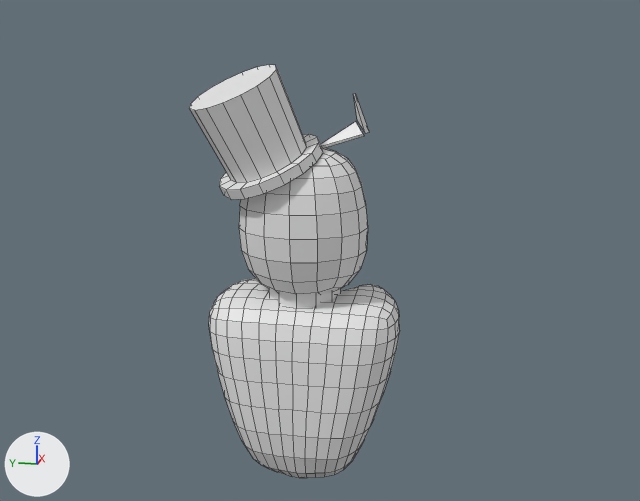
Renders of the Blender file Mrs I.blend from each side of a commit.
Rendered twice from a 50 mm camera at (-11.67, -2.57, 2.33) aimed at (-0.04, -0.24, -0.57). Lighting does not change. The marker at lower left points along +X, +Y and +Z. The picture after the commit comes second. Mesh edges are drawn as thin lines.
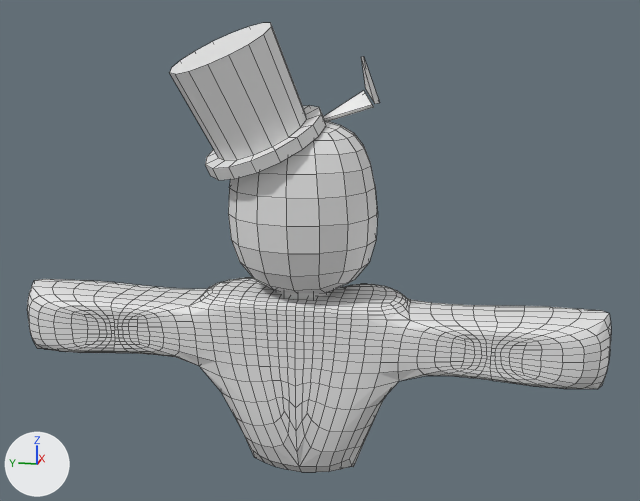
Where the change shows, as pixel boxes (x1, y1, x2, y2) in the pictures (640 x 501 px):
'Cube.003', reshaped, rescaled, modifiers changed (205% wider)
    before: (209, 278, 400, 478)
    after: (27, 278, 611, 472)
'Cube', moved, rescaled (16% wider, 18% taller)
    before: (239, 148, 368, 295)
    after: (228, 121, 378, 294)
'Circle', moved, rescaled (16% wider, 16% taller)
    before: (189, 65, 323, 200)
    after: (170, 23, 326, 180)
'Cube.001', moved, rescaled (16% wider, 19% taller)
    before: (321, 122, 364, 148)
    after: (324, 90, 374, 121)
'Cylinder', rescaled (mostly hidden afterwards)
    before: (269, 289, 341, 309)
    after: (276, 290, 334, 299)
'Cube.002', moved, rescaled (18% wider, 20% taller)
    before: (353, 93, 369, 133)
    after: (361, 56, 380, 104)
part 1 of me_cube_003, reshaped
    before: (209, 284, 400, 478)
    after: (27, 279, 611, 466)

The change in detail:
me_cube_003 is used by ob_cube_003; location (0.0, 0.0, -2.29).
me_cube_003 had 25 vertices, 25 faces and spanned x -0.71..0.83, y -1.5..1.5, z -1.71..1.13.
me_cube_003 now has 52 vertices, 46 faces and spans x -0.96..1.08, y 0.0..4.23, z -1.71..1.13.
Part 1, on me_cube_003:
9 vertices are removed from x -0.71..0.83, y -1.5..-0.25, z -1.71..1.13.
19 faces are deleted.
5 vertices move from x -0.71..0.83, y -0.5..0.75, z -1.71..1.13 to x -0.71..0.83, y 0.0..0.75, z -1.71..0.96.
36 vertices are added at x -0.96..1.08, y 0.0..4.23, z -0.03..1.13.
40 new faces join them.
Object 'Cube' (ob_cube) moves from (0.0, 0.0, -0.51) to (-0.01, 0.0, -0.35).
Object 'Cube' (ob_cube) is rescaled from (1.0, 1.0, 1.0) to (1.15, 1.15, 1.15).
Object 'Circle' (ob_circle) moves from (-0.24, 0.35, 0.54) to (-0.29, 0.41, 0.86).
Object 'Circle' (ob_circle) is rescaled from (0.732, 0.732, 0.732) to (0.843, 0.843, 0.843).
Object 'Cube.001' (ob_cube_001) moves from (0.23, -0.53, 0.97) to (0.26, -0.61, 1.36).
Object 'Cube.001' (ob_cube_001) is rescaled from (1.0, 1.0, 1.0) to (1.15, 1.15, 1.15).
Object 'Cube.002' (ob_cube_002) moves from (0.18, -0.75, 1.26) to (0.2, -0.86, 1.68).
Object 'Cube.002' (ob_cube_002) is rescaled from (1.0, 1.0, 1.0) to (1.15, 1.15, 1.15).
Object 'Cylinder' (ob_cylinder) is rescaled from (0.513, 0.513, 0.513) to (0.415, 0.415, 0.415).
Object 'Cube.003' (ob_cube_003) is rescaled from (1.0, 1.0, 1.0) to (0.748, 1.0, 1.0).
Object 'Cube.003' (ob_cube_003) gains a MIRROR modifier named 'Mirror'.
Modifier setting: use_axis = (False, True, False).
Modifier setting: use_clip = True.
